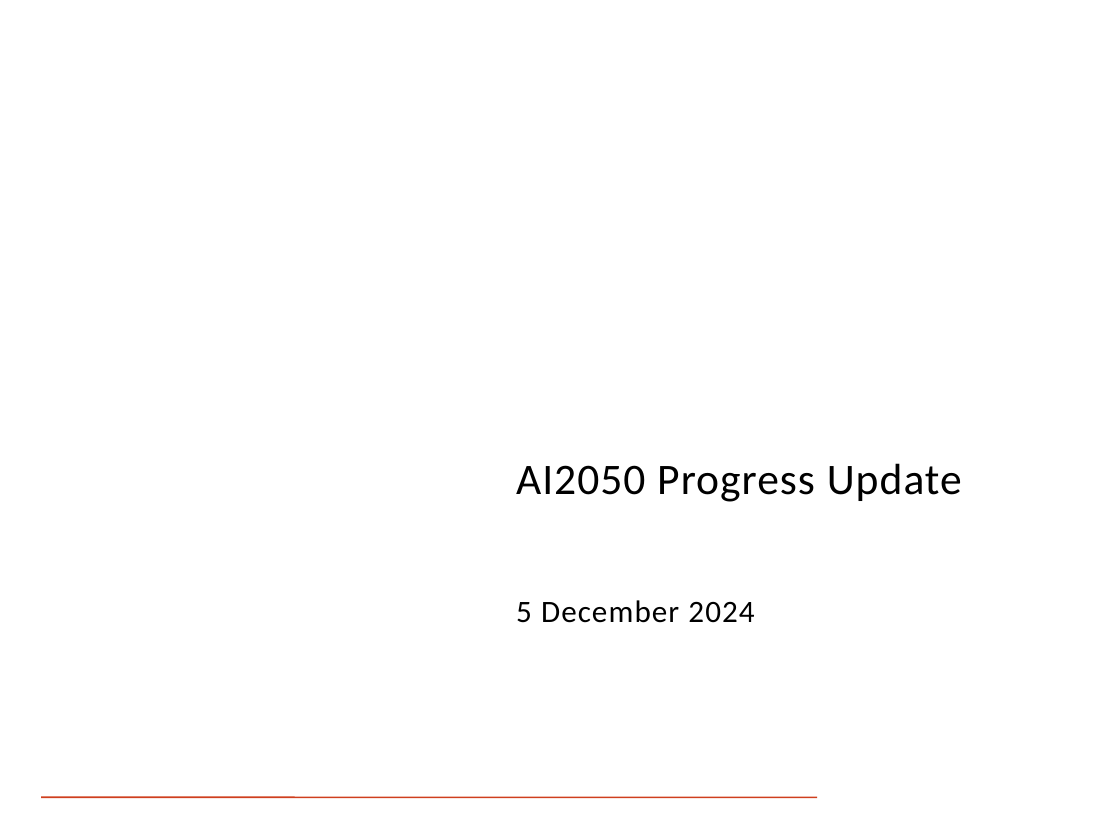
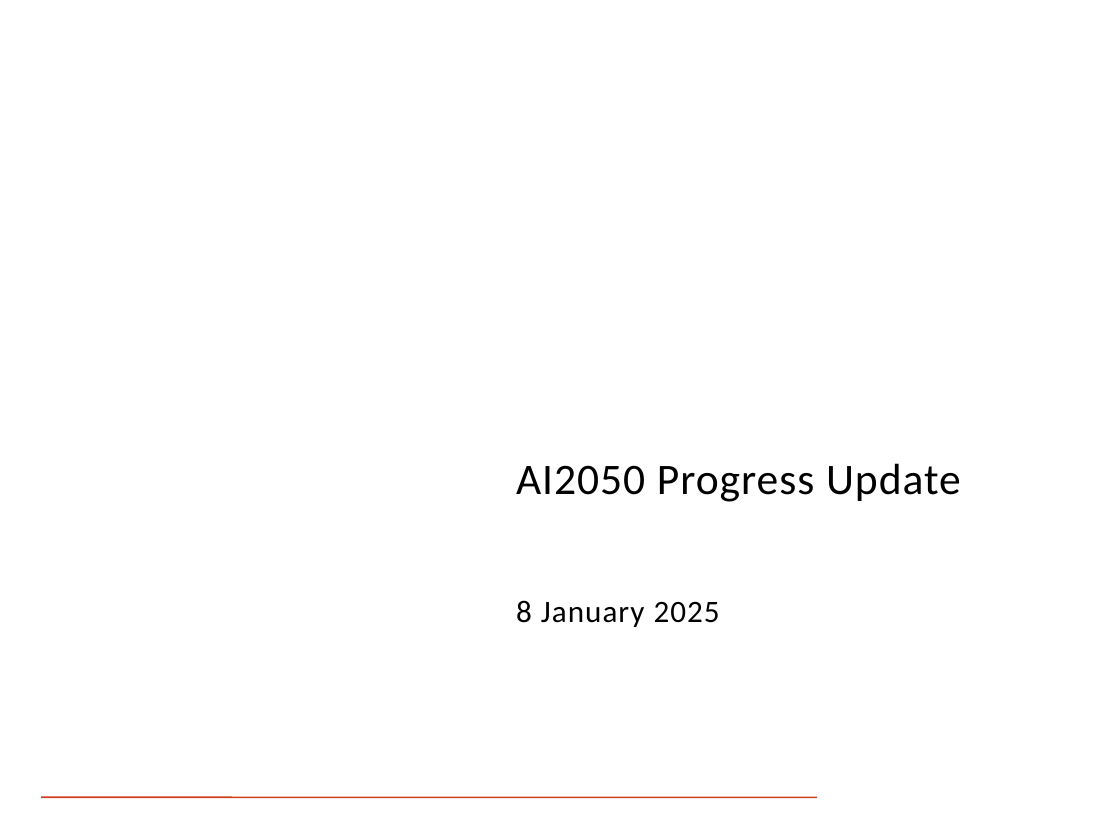
Before and after one commit to ersilia-os/aws-utils, a slide deck: slide 1 of ingress-controller/080125_AI2050_Full_Team_JH.pptx. Drawn at 1120x840 pixels with LibreOffice and Linux fonts; fonts in the diff are those of the drawing; background and template pictures are left out. Boxes give left, top, right and bottom in pixels: in the first picture for what was removed or moved away, otherwise in the second. Text is boxed around its words. In the diff, an @@ line names an element or a change of style, - is before the commit and + after.

```diff
--- a/ingress-controller/080125_AI2050_Full_Team_JH.pptx
+++ b/ingress-controller/080125_AI2050_Full_Team_JH.pptx
@@ text at (516, 600, 720, 627): text changed @@
-5 December 2024
+8 January 2025
```
Also in this commit, not shown: 1 other slide changed, 1 slide added, 5 slides removed.
